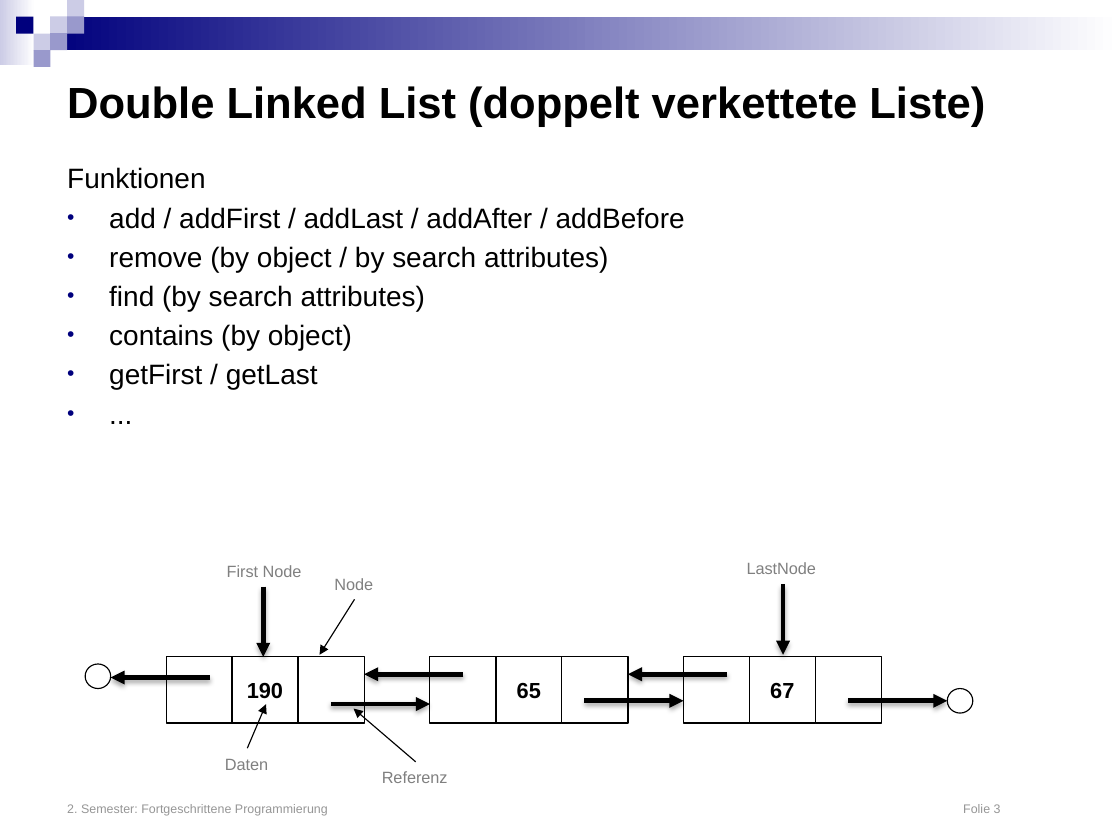
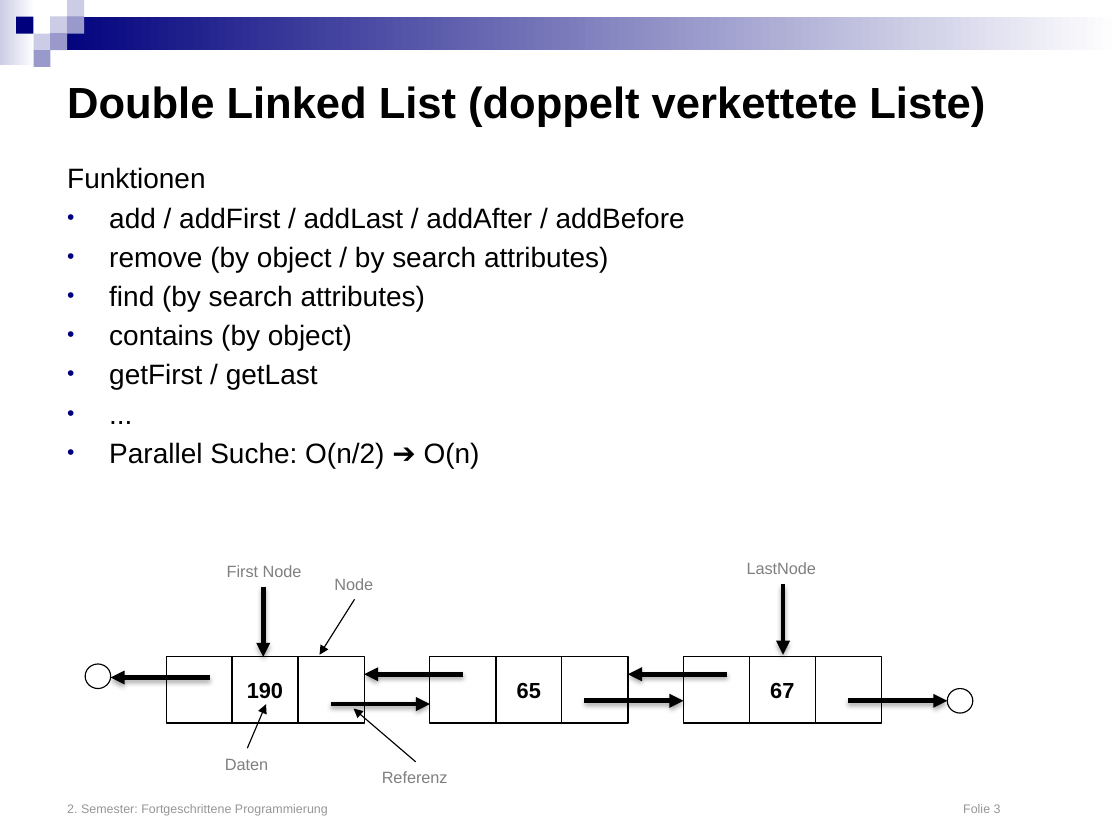
Before and after one commit to matthiasbergneels/dhbwmawwi2019sea, a slide deck: slide 3 of Downloads/Datenstrukturen.pptx. Drawn at 1120x840 pixels with LibreOffice and Linux fonts; fonts in the diff are those of the drawing. Boxes give left, top, right and bottom in pixels: in the first picture for what was removed or moved away, otherwise in the second. Text is boxed around its words. In the diff, an @@ line names an element or a change of style, - is before the commit and + after.

```diff
--- a/Downloads/Datenstrukturen.pptx
+++ b/Downloads/Datenstrukturen.pptx
@@ text at (109,442,480,468): paragraph added @@
+• Parallel Suche: O(n/2) ➔ O(n)
```
Also in this commit, not shown: 1 other slide changed, 3 other files.
